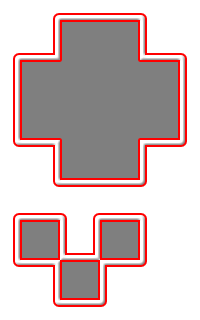
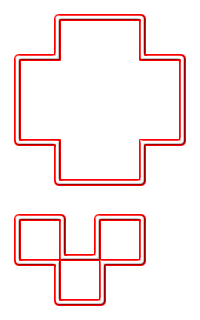
Layers edited between the first and the second 200px x 320px image:
"Фигура 2": opacity 50% → 30%, painted on it over [20, 20, 180, 300]
